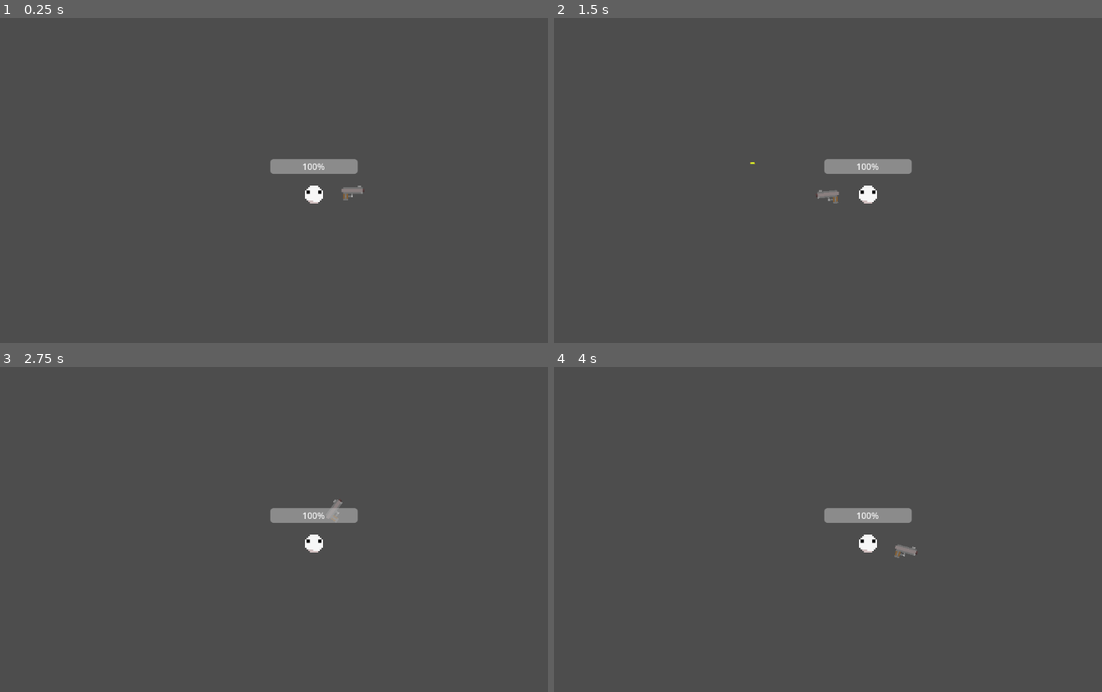
Above: before the commit, frames 1-4 (two rows, left to right).
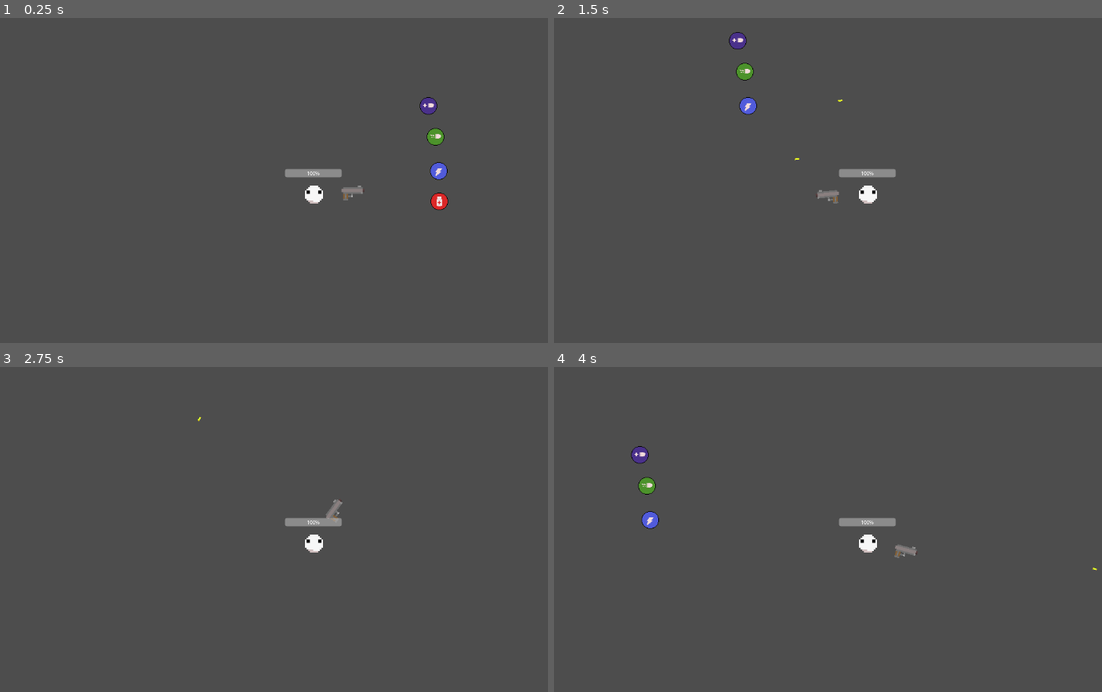
Above: after the commit, the same moments.

Repository: Leo-Santos17/gamejamCria
Game: Godot game, scene res://GameScene.tscn
The game is run twice, just before and just after one commit, with the same random seed, the same clock (stepped at 60 frames per second) and the same inputs.
Inputs (mouse positions are in pixels of both pictures, inside the frame that each line leads up to):
- Up to frame 1 (0.25 s): no input
- Up to frame 2 (1.5 s): tap Enter at 0.5 s; move the mouse to (1003, 177) at 0.52 s; hold D (move_right) 0.53-1.28 s; click (1003, 177) at 0.6 s; move the mouse to (740, 213) at 1.27 s; hold S (move_down) from 1.28 s (still down); click (740, 213) at 1.35 s
- Up to frame 3 (2.75 s): move the mouse to (378, 464) at 2.02 s; release S (move_down) at 2.03 s; hold D (move_right) from 2.03 s (still down); click (378, 464) at 2.1 s
- Up to frame 4 (4 s): tap Space at 2.75 s; move the mouse to (833, 614) at 2.77 s; release D (move_right) at 2.78 s; hold W (move_up) 2.78-3.53 s; click (833, 614) at 2.85 s; tap Enter at 3.5 s; move the mouse to (1052, 594) at 3.52 s; hold A (move_left) from 3.53 s (still down); click (1052, 594) at 3.6 s

The runs differ from the first frame. In frame 1, 1.3% of the frame differs, in the area x 49-82%, y 24-60%; in frame 2, 1.1%; in frame 3, 0.7%; in frame 4, 1.1%.

Commit message:
Collisions, Power-Ups, Damage manage upgrade and more

Diff:
--- a/GameScene.tscn
+++ b/GameScene.tscn
@@ -1,8 +1,33 @@
-[gd_scene load_steps=2 format=3 uid="uid://dkaevt554tmps"]
+[gd_scene load_steps=8 format=3 uid="uid://dkaevt554tmps"]
 
 [ext_resource type="PackedScene" uid="uid://dmtpqkrq1n3wl" path="res://player.tscn" id="1_1rgi8"]
+[ext_resource type="Script" path="res://game_scene.gd" id="1_ubi70"]
+[ext_resource type="PackedScene" uid="uid://ddq0skkmi74os" path="res://power_up_Health.tscn" id="3_t82ml"]
+[ext_resource type="PackedScene" uid="uid://dk8w3cbcij1s5" path="res://launcher.tscn" id="4_105t6"]
+[ext_resource type="PackedScene" uid="uid://4381vrghwndw" path="res://power_up_sm.tscn" id="6_0wnuh"]
+[ext_resource type="PackedScene" uid="uid://lclsvfgqegyj" path="res://power_up_ds.tscn" id="7_3fsnw"]
+[ext_resource type="PackedScene" uid="uid://dcwuxp3lqkgrh" path="res://power_up_da.tscn" id="8_xejuk"]
 
 [node name="Game" type="Node2D"]
+script = ExtResource("1_ubi70")
 
 [node name="Player" parent="." instance=ExtResource("1_1rgi8")]
-position = Vector2(-7, -3)
+position = Vector2(1, 10)
+
+[node name="Launcher" parent="." instance=ExtResource("4_105t6")]
+position = Vector2(-1055, -246)
+
+[node name="Launcher5" parent="." instance=ExtResource("4_105t6")]
+position = Vector2(-1055, 472)
+
+[node name="PowerUp_SM" parent="." instance=ExtResource("6_0wnuh")]
+position = Vector2(232, -32)
+
+[node name="PowerUp_DS" parent="." instance=ExtResource("7_3fsnw")]
+position = Vector2(226, -95)
+
+[node name="PowerUp_DA" parent="." instance=ExtResource("8_xejuk")]
+position = Vector2(213, -152)
+
+[node name="PowerUp_Health" parent="." instance=ExtResource("3_t82ml")]
+position = Vector2(233, 24)
--- a/bala.gd
+++ /dev/null
@@ -1,47 +0,0 @@
-extends Area2D
-
-@onready var pointShot = $Centro/Gun/ShotingPoint
-@onready var player = get_node("/root/Game/Player")
-
-var bullets = 6
-var localSpeed = 3000
-var localRange = 700
-
-func shoot() -> void:
-	bullets-=1
-	const BULLET = preload("res://Bullet.tscn")
-	var newBULLET = BULLET.instantiate()
-	# Alterar atributos
-	newBULLET.speed = localSpeed
-	newBULLET.range = localRange
-	# Captura de posição e tiro
-	newBULLET.global_position = pointShot.global_position
-	newBULLET.global_rotation = pointShot.global_rotation
-	pointShot.add_child(newBULLET)
-
-
-func _physics_process(delta: float) -> void:
-	# Pega Posição de rotação da arma e do cursor
-	var player = player.global_position
-	var arma = get_global_transform().get_rotation()
-
-	# A captura da posição da arma é pra a arma rotacionar corretamente
-	if arma>1.5 or arma<-1.5:
-		scale.y = -1
-	else:
-		scale.y = 1
-
-	# Fica mirando pro player
-	look_at(player)
-
-
-
-func _on_timer_timeout() -> void:
-	var distance = global_position.distance_to(player.global_position)
-	if distance < 600:
-		if bullets > 3:
-			shoot()
-		elif bullets > 0:
-			shoot()
-		else:
-			bullets = 6
--- /dev/null
+++ b/game_scene.gd
@@ -0,0 +1 @@
+extends Node2D
--- a/gun.gd
+++ b/gun.gd
@@ -1,52 +1,59 @@
 extends Area2D
 
 @onready var pointShot = $Centro/SpriteGun/ShotingPoint
+@onready var player = get_node("/root/Game/Player")
+
 var bullets = 6
 const bullets_MAX = 6
 var stockBullets = 64
-
-func shoot() -> void:
-	bullets-=1
-	const BULLET = preload("res://Bullet.tscn")
-	var newBULLET = BULLET.instantiate()
-	newBULLET.global_position = pointShot.global_position
-	newBULLET.global_rotation = pointShot.global_rotation
-	pointShot.add_child(newBULLET)
+var speedPlayer : int
 
 func _physics_process(delta: float) -> void:
-	# Pega Posição de rotação da arma e do cursor
-	var cursor = get_global_mouse_position()
+	checkBinds()
+	mirar()
+	speedPlayer = player.speedShoot
+	# A captura da posição da arma é pra a arma rotacionar corretamente
 	var arma = get_global_transform().get_rotation()
-
-	# A captura da posição da arma é pra a arma rotacionar corretamente
 	if arma>1.5 or arma<-1.5:
 		scale.y = -1
 	else:
 		scale.y = 1
 
-	# Fica mirando pro cursor
+
+
+
+func mirar():
+	var cursor = get_global_mouse_position()
 	look_at(cursor)
 
-	# Usar o Botão esquerdo do mouse para atirar (Não adianta pressionar, precisa clicar
+func checkBinds():
 	if Input.is_action_just_pressed("shoot"):
-		leftMouse()
+		checkShoot()
 
 	if Input.is_action_just_pressed("reload"):
 		reload()
 
-
-func leftMouse():
+func checkShoot():
 	if bullets > 3:
 		#print("Pow") # Mostrar na tela
 		shoot()
 	elif bullets > 0:
 		#print("Balas acabando, por favor, recarregue") # Mostrar na tela
 		shoot()
-		#print("Recarreguar") # Mostrar na tela
+	else:
+		print("Recarregue, Aperte 'R'") # Mostrar na tela
+
+func shoot() -> void:
+	bullets-=1
+	const BULLET = preload("res://Bullet.tscn")
+	var newBULLET = BULLET.instantiate()
+	# Speed
+	newBULLET.speed = speedPlayer
+	# Position
+	newBULLET.global_position = pointShot.global_position
+	newBULLET.global_rotation = pointShot.global_rotation
+	pointShot.add_child(newBULLET)
 
 func reload():
 	stockBullets = stockBullets-(bullets-bullets_MAX)*-1
 	bullets = bullets_MAX
-
-	print(bullets)
-	print(stockBullets)
--- a/gun.tscn
+++ b/gun.tscn
@@ -1,8 +1,7 @@
-[gd_scene load_steps=5 format=3 uid="uid://cs78ctbxhnpfp"]
+[gd_scene load_steps=4 format=3 uid="uid://cs78ctbxhnpfp"]
 
 [ext_resource type="Script" path="res://gun.gd" id="1_3s8g7"]
 [ext_resource type="Texture2D" uid="uid://cgn0o5getr05k" path="res://Arts/Gun/SpriteGun.png" id="2_4f1yy"]
-[ext_resource type="PackedScene" uid="uid://c3wdiwqffst3x" path="res://Bullet.tscn" id="3_hm1vp"]
 
 [sub_resource type="CircleShape2D" id="CircleShape2D_gn5yd"]
 
@@ -26,7 +25,3 @@
 position = Vector2(-7, -2)
 rotation = 3.14159
 scale = Vector2(2.48, -2.48)
-
-[node name="Bullet" parent="Centro/SpriteGun/ShotingPoint" instance=ExtResource("3_hm1vp")]
-position = Vector2(-0.27419, -0.193541)
-scale = Vector2(0.290323, 0.290323)
--- a/gun_launcher.tscn
+++ b/gun_launcher.tscn
@@ -1,13 +1,66 @@
-[gd_scene load_steps=5 format=3 uid="uid://dwehymbi5jct"]
+[gd_scene load_steps=4 format=3 uid="uid://dwehymbi5jct"]
 
-[ext_resource type="Script" path="res://bala.gd" id="1_ut2mq"]
 [ext_resource type="Texture2D" uid="uid://cgn0o5getr05k" path="res://Arts/Gun/SpriteGun.png" id="2_4id0v"]
-[ext_resource type="PackedScene" uid="uid://c3wdiwqffst3x" path="res://Bullet.tscn" id="3_63r06"]
+
+[sub_resource type="GDScript" id="GDScript_atba7"]
+script/source = "extends Area2D
+
+@onready var pointShot = $Centro/Gun/ShotingPoint
+@onready var player = get_node(\"/root/Game/Player\")
+
+var bullets = 6
+var localSpeed = 3000
+var localRange = 700
+
+func _physics_process(delta: float) -> void:
+	_mira()
+	_giroArma()
+
+# Atira a cada 1.4 segundos
+func _on_timer_timeout() -> void:
+	checkDistance()
+
+
+
+func shoot() -> void:
+	bullets-=1
+	const BULLET = preload(\"res://Bullet.tscn\")
+	var newBULLET = BULLET.instantiate()
+	# Alterar atributos
+	newBULLET.speed = localSpeed
+	newBULLET.range = localRange
+	# Captura de posição e tiro
+	newBULLET.global_position = pointShot.global_position
+	newBULLET.global_rotation = pointShot.global_rotation
+	pointShot.add_child(newBULLET)
+
+
+func _mira():
+	var player = player.global_position
+	look_at(player)
+
+func _giroArma():
+	var arma = get_global_transform().get_rotation()
+	if arma>1.5 or arma<-1.5:
+		scale.y = -1
+	else:
+		scale.y = 1
+
+func checkDistance():
+	var distance = global_position.distance_to(player.global_position)
+	if distance < 600:
+		if bullets > 3:
+			shoot()
+		elif bullets > 0:
+			shoot()
+		else:
+			bullets = 6
+"
 
 [sub_resource type="CircleShape2D" id="CircleShape2D_dyfdl"]
 
 [node name="Gun" type="Area2D"]
-script = ExtResource("1_ut2mq")
+script = SubResource("GDScript_atba7")
 
 [node name="CollisionShape2D" type="CollisionShape2D" parent="."]
 scale = Vector2(19.52, 19.52)
@@ -24,8 +77,6 @@
 position = Vector2(-7, -2)
 rotation = 3.14159
 
-[node name="bullet" parent="Centro/Gun/ShotingPoint" instance=ExtResource("3_63r06")]
-
 [node name="Timer" type="Timer" parent="."]
 wait_time = 1.4
 autostart = true
--- a/launcher.gd
+++ b/launcher.gd
@@ -1,30 +1,34 @@
 extends CharacterBody2D
+
+@onready var player = get_node("/root/Game/Player")
 
 const speed = 50
 var life = 3
-@onready var player = get_node("/root/Game/Player")
-var damageALL = 1
+const limitDistance = 300
+var hurtDamage = 1
 
 func _ready() -> void:
-	max_life(life)
+	$StatusLife.max_value = life
+	$StatusLife.value = life
 
 func _physics_process(delta: float) -> void:
+	move_mob()
+
+func move_mob():
 	var direction = global_position.direction_to(player.global_position)
 	var distance = global_position.distance_to(player.global_position)
 	velocity = direction*speed
-	if distance > 300:
+	checkDistance(distance)
+
+func checkDistance(distance):
+	if distance > limitDistance:
 		move_and_slide()
-		#print("Correndo")
-	#else:
-	#	print("Pow Pow")
-
-func max_life(life):
-	$ProgressBar.max_value = life
-	$ProgressBar.value = life
 
 func take_damage():
-	#print("Dano em Launcher")
-	life-=damageALL
-	$ProgressBar.value = life
+	life-=hurtDamage*player.damageMulti
+	status()
 	if life<=0:
 		queue_free()
+
+func status():
+	$StatusLife.value = life
--- a/launcher.tscn
+++ b/launcher.tscn
@@ -22,7 +22,7 @@
 scale = Vector2(0.399999, 0.399999)
 texture = ExtResource("1_mx54l")
 
-[node name="ProgressBar" type="ProgressBar" parent="."]
+[node name="StatusLife" type="ProgressBar" parent="."]
 offset_left = -43.0
 offset_top = -48.0
 offset_right = 90.0
--- a/player.gd
+++ b/player.gd
@@ -1,32 +1,73 @@
 extends CharacterBody2D
 
 var life = 10
-var speed = 600
+var lifeMax = life
+var is_ready = true
 var rateDamage = 1
 
+var speedMove = 600
+var speedShoot = 300
+var damageMulti = 1
+
 func _ready() :
+	upStatus()
+
+func _physics_process(delta):
+	move()
+	var overlappingMobs = $HurtBox.get_overlapping_bodies()
+	if overlappingMobs.size() > 1:
+		if is_ready:
+			is_ready = false
+			$Cooldown.start()
+			take_damage_py()
+
+# Move
+func move():
+	var direction = Input.get_vector("move_left", "move_right", "move_up", "move_down")
+	velocity = direction*speedMove
+	move_and_slide()
+
+# Dano do Toucher
+func take_damage_py():
+	#print("Dano vem de Perto")
+	var overlappingMobs = $HurtBox.get_overlapping_bodies().size()
+	life -= rateDamage*overlappingMobs-1
+	status()
+	if life<=0:
+		print("Morreu")
+
+# Dano da Bullet
+func take_damage():
+	#print("Dano vem Longe")
+	life -= rateDamage
+	$StatusLife.value = life
+	status()
+	if life<=0:
+		print("Morreu")
+
+func powerSpeed(x):
+	speedMove *= x
+func powerSpeedShot(x):
+	speedShoot *= x
+func powerDamage(x):
+	damageMulti *= x
+func addLife(x):
+	lifeMax += x
+	life = lifeMax
+	upStatus()
+
+func status():
+	$StatusLife.value = life
+
+
+func upStatus():
+	$StatusLife.max_value = lifeMax
+	$StatusLife.value = life
+
+# Recuperar sem aumentar vida
+func recLife(x):
+	life += x
 	status()
 
-func _physics_process(delta):
-	var direction = Input.get_vector("move_left", "move_right", "move_up", "move_down")
-	velocity = direction*speed
-	move_and_slide()
-	var overlappingMobs = $HurtBox.get_overlapping_bodies()
-	if overlappingMobs.size() > 1:
-		take_damage_py()
-
-
-func status():
-	$ProgressBar.value = life
-	$ProgressBar.max_value = life
-
-func take_damage_py():
-	#print("Dano vem de Player")
-	var overlappingMobs = $HurtBox.get_overlapping_bodies().size()
-	life -= rateDamage
-	$ProgressBar.value = life
-func take_damage():
-	life -= rateDamage
-	$ProgressBar.value = life
-	if life<=0:
-		queue_free()
+func _on_timer_timeout() -> void:
+	is_ready = true
--- a/player.tscn
+++ b/player.tscn
@@ -12,9 +12,10 @@
 
 [node name="Player" type="CharacterBody2D"]
 scale = Vector2(3.04, 3.04)
+collision_layer = 2147483649
 script = ExtResource("1_ey1tx")
 
-[node name="Sprite00" type="Sprite2D" parent="."]
+[node name="Sprite" type="Sprite2D" parent="."]
 position = Vector2(2, 4)
 texture = ExtResource("2_deeyj")
 
@@ -33,12 +34,17 @@
 position = Vector2(-0.328947, 0)
 shape = SubResource("CircleShape2D_3yxle")
 
-[node name="ProgressBar" type="ProgressBar" parent="."]
-offset_left = -25.9868
-offset_top = -21.0526
-offset_right = 135.013
-offset_bottom = 5.94737
-scale = Vector2(0.328947, 0.328947)
-value = 100.0
+[node name="StatusLife" type="ProgressBar" parent="."]
+offset_left = -16.9868
+offset_top = -14.6842
+offset_right = 169.013
+offset_bottom = 12.3158
+scale = Vector2(0.184211, 0.184211)
+allow_greater = true
+fill_mode = 1
+
+[node name="Cooldown" type="Timer" parent="."]
+one_shot = true
 
 [connection signal="body_entered" from="HurtBox" to="." method="_on_hurt_box_body_entered"]
+[connection signal="timeout" from="Cooldown" to="." method="_on_timer_timeout"]
--- /dev/null
+++ b/power_up Health.gd
@@ -0,0 +1,8 @@
+extends Area2D
+
+@onready var player = get_node("/root/Game/Player")
+
+func _on_body_entered(body: Node2D) -> void:
+	print("Entrou")
+	player.addLife(1)
+	queue_free()
--- /dev/null
+++ b/power_up_Health.tscn
@@ -0,0 +1,19 @@
+[gd_scene load_steps=4 format=3 uid="uid://ddq0skkmi74os"]
+
+[ext_resource type="Script" path="res://power_up Health.gd" id="1_wh5g0"]
+[ext_resource type="Texture2D" uid="uid://b1vtmot5imrko" path="res://Arts/PowerUps/powerUP.png" id="2_yx0dm"]
+
+[sub_resource type="CircleShape2D" id="CircleShape2D_teqt6"]
+radius = 17.0294
+
+[node name="PowerUp_Health" type="Area2D"]
+collision_mask = 2147483648
+script = ExtResource("1_wh5g0")
+
+[node name="CollisionShape2D" type="CollisionShape2D" parent="."]
+shape = SubResource("CircleShape2D_teqt6")
+
+[node name="PowerUp" type="Sprite2D" parent="."]
+texture = ExtResource("2_yx0dm")
+
+[connection signal="body_entered" from="." to="." method="_on_body_entered"]
--- /dev/null
+++ b/power_up_da.gd
@@ -0,0 +1,7 @@
+extends Area2D
+
+@onready var player = get_node("/root/Game/Player")
+
+func _on_body_entered(body: Node2D) -> void:
+	player.powerDamage(1.5)
+	queue_free()
--- /dev/null
+++ b/power_up_da.tscn
@@ -0,0 +1,19 @@
+[gd_scene load_steps=4 format=3 uid="uid://dcwuxp3lqkgrh"]
+
+[ext_resource type="Script" path="res://power_up_da.gd" id="1_8bgnf"]
+[ext_resource type="Texture2D" uid="uid://c17lyhnkmy8le" path="res://Arts/PowerUps/powerUp-DA.png" id="2_pmy1p"]
+
+[sub_resource type="CircleShape2D" id="CircleShape2D_teqt6"]
+radius = 17.0294
+
+[node name="PowerUp_DA" type="Area2D"]
+collision_mask = 2147483648
+script = ExtResource("1_8bgnf")
+
+[node name="CollisionShape2D" type="CollisionShape2D" parent="."]
+shape = SubResource("CircleShape2D_teqt6")
+
+[node name="PowerUp" type="Sprite2D" parent="."]
+texture = ExtResource("2_pmy1p")
+
+[connection signal="body_entered" from="." to="." method="_on_body_entered"]
--- /dev/null
+++ b/power_up_ds.gd
@@ -0,0 +1,7 @@
+extends Area2D
+
+@onready var player = get_node("/root/Game/Player")
+
+func _on_body_entered(body: Node2D) -> void:
+	player.powerSpeedShot(5)
+	queue_free()
--- /dev/null
+++ b/power_up_ds.tscn
@@ -0,0 +1,19 @@
+[gd_scene load_steps=4 format=3 uid="uid://lclsvfgqegyj"]
+
+[ext_resource type="Script" path="res://power_up_ds.gd" id="1_c1x0b"]
+[ext_resource type="Texture2D" uid="uid://bipk1gqon7vc" path="res://Arts/PowerUps/powerUp-DS.png" id="2_1kuw3"]
+
+[sub_resource type="CircleShape2D" id="CircleShape2D_teqt6"]
+radius = 17.0294
+
+[node name="PowerUp_DS" type="Area2D"]
+collision_mask = 2147483648
+script = ExtResource("1_c1x0b")
+
+[node name="CollisionShape2D" type="CollisionShape2D" parent="."]
+shape = SubResource("CircleShape2D_teqt6")
+
+[node name="PowerUp" type="Sprite2D" parent="."]
+texture = ExtResource("2_1kuw3")
+
+[connection signal="body_entered" from="." to="." method="_on_body_entered"]
--- /dev/null
+++ b/power_up_sm.gd
@@ -0,0 +1,8 @@
+extends Area2D
+
+@onready var player = get_node("/root/Game/Player")
+
+func _on_body_entered(body: Node2D) -> void:
+	print("Entrou")
+	player.powerSpeed(1.5)
+	queue_free()
--- /dev/null
+++ b/power_up_sm.tscn
@@ -0,0 +1,19 @@
+[gd_scene load_steps=4 format=3 uid="uid://4381vrghwndw"]
+
+[ext_resource type="Script" path="res://power_up_sm.gd" id="1_kyg2r"]
+[ext_resource type="Texture2D" uid="uid://cfj8t4nxicdh" path="res://Arts/PowerUps/powerUp-SM.png" id="2_cg3yy"]
+
+[sub_resource type="CircleShape2D" id="CircleShape2D_teqt6"]
+radius = 17.0294
+
+[node name="PowerUp_SM" type="Area2D"]
+collision_mask = 2147483648
+script = ExtResource("1_kyg2r")
+
+[node name="CollisionShape2D" type="CollisionShape2D" parent="."]
+shape = SubResource("CircleShape2D_teqt6")
+
+[node name="PowerUp" type="Sprite2D" parent="."]
+texture = ExtResource("2_cg3yy")
+
+[connection signal="body_entered" from="." to="." method="_on_body_entered"]
--- a/toucher.gd
+++ b/toucher.gd
@@ -1,27 +1,35 @@
 extends CharacterBody2D
+
+@onready var player = get_node("/root/Game/Player")
 
 const speed = 300
 var life = 3
-@onready var player = get_node("/root/Game/Player")
-var damageALL = 1
+const limitDistance = 100
+var hurtDamage = 1
 
 func _ready() -> void:
-	max_life(life)
+	$StatusLife.max_value = life
+	status()
 
 func _physics_process(delta: float) -> void:
+	moveMob()
+
+func moveMob():
 	var direction = global_position.direction_to(player.global_position)
 	var distance = global_position.distance_to(player.global_position)
 	velocity = direction*speed
-	if distance > 100:
+	checkDistance(distance)
+
+func checkDistance(distance):
+	if distance > limitDistance:
 		move_and_slide()
-
-func max_life(life):
-	$ProgressBar.max_value = life
-	$ProgressBar.value = life
 
 func take_damage():
 	#print("Dano em Toucher")
-	life-=damageALL
-	$ProgressBar.value = life
+	life-=hurtDamage*player.damageMulti
+	status()
 	if life<=0:
 		queue_free()
+
+func status():
+	$StatusLife.value = life
--- a/toucher.tscn
+++ b/toucher.tscn
@@ -16,7 +16,7 @@
 scale = Vector2(6.76, 6.76)
 shape = SubResource("CircleShape2D_ybqfp")
 
-[node name="ProgressBar" type="ProgressBar" parent="."]
+[node name="StatusLife" type="ProgressBar" parent="."]
 offset_left = -72.0
 offset_top = -103.0
 offset_right = 72.0
Binary file added: Arts/PowerUps/powerUP.png
Not shown, added: Arts/PowerUps/powerUP.png.import
Binary file added: Arts/PowerUps/powerUp-DA.png
Not shown, added: Arts/PowerUps/powerUp-DA.png.import
Binary file added: Arts/PowerUps/powerUp-DS.png
Not shown, added: Arts/PowerUps/powerUp-DS.png.import
Binary file added: Arts/PowerUps/powerUp-SM.png
Not shown, added: Arts/PowerUps/powerUp-SM.png.import
